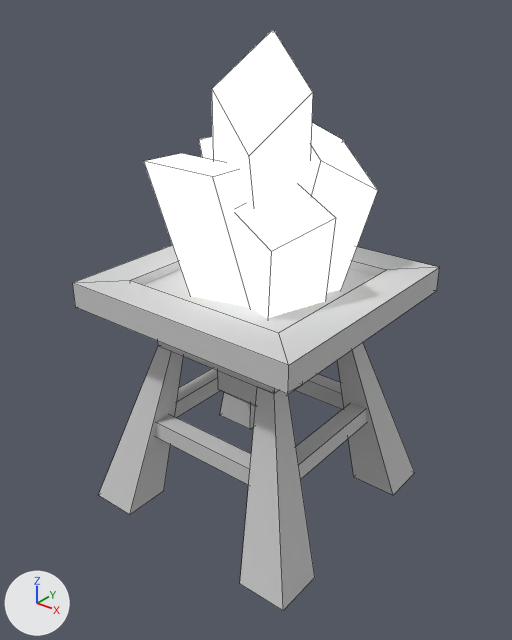
What one commit did to the OBJ model src/main/resources/assets/arcanearchives/models/block/radiantresonator.obj.
Both versions are drawn from a 50 mm lens placed at (6.16, -7.81, 8.0), pointed at (0.06, -0.19, 3.27). Every picture has the same lights, and +X, +Y and +Z are marked at lower left. Mesh edges are drawn as thin lines. Where no turn or scale is listed for an object, it has been applied to the vertices. Vertices at the same position are counted once.

The scene before the commit, as lines of its bpy script (objects in view):
```python
me_radiantresonator = bpy.data.meshes.new('radiantresonator')
me_radiantresonator.from_pydata(...)  # 158 vertices, 115 faces; spans x -1.97..1.97, y -1.97..1.97, z 0.0..7.33
# faces by material slot: [90, 25]
me_radiantresonator.materials.append(mat_07___default)  # light grey #cacaca
me_radiantresonator.materials.append(mat_02___default)  # picture img_matrixcore_crystal_small_png
ob_radiantresonator = bpy.data.objects.new('radiantresonator', me_radiantresonator)
ob_radiantresonator.location = (0.0, 0.0, 0.0)
```
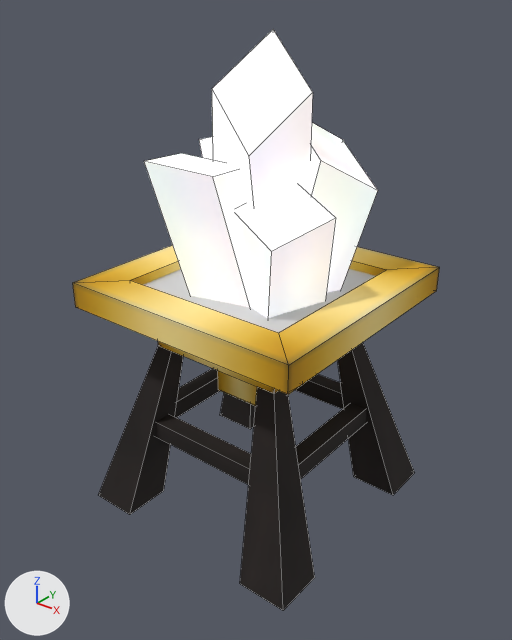
The change, as a diff of the scene's bpy script:
```diff
--- a/src/main/resources/assets/arcanearchives/models/block/radiantresonator.obj.py
+++ b/src/main/resources/assets/arcanearchives/models/block/radiantresonator.obj.py
@@ img_radiantresonator_rawquartz_png @@
+img_radiantresonator_rawquartz_png = load_image('radiantresonator_rawquartz.png', 'textures/radiantresonator_rawquartz.png', 16, 16, 'sRGB')
@@ img_radiantresonator_base_png @@
+img_radiantresonator_base_png = load_image('radiantresonator_base.png', 'textures/radiantresonator_base.png', 32, 16, 'sRGB')
@@ mat_08___default @@
+mat_08___default = principled_material('08___Default')
+mat_08___default.texture = img_radiantresonator_rawquartz_png
+mat_08___default.roughness = 0.9
+mat_08___default.emission_color = (0.588, 0.588, 0.588)  # light grey #cacaca
+mat_08___default.emission_strength = 1.0
@@ mat_09___default @@
+mat_09___default = principled_material('09___Default')
+mat_09___default.texture = img_radiantresonator_base_png
+mat_09___default.roughness = 0.9
@@ me_radiantresonator @@
 # used by ob_radiantresonator; location = (0.0, 0.0, 0.0)
-me_radiantresonator.from_pydata(...)  # 158 vertices, 115 faces; spans x -1.97..1.97, y -1.97..1.97, z 0.0..7.33
+me_radiantresonator.from_pydata(...)  # 162 vertices, 116 faces; spans x -1.97..1.97, y -1.97..1.97, z 0.0..7.33
+# me_radiantresonator part 1: 89 faces spanning x -1.97..1.97, y -1.97..1.97, z 0.0..3.94 switch from mat_07___default (light grey #cacaca) to mat_09___default (picture img_radiantresonator_base_png)
+# me_radiantresonator part 2: 25 faces spanning x -1.46..1.41, y -1.58..1.55, z 2.93..7.33 switch from mat_02___default (picture img_matrixcore_crystal_small_png) to mat_08___default (picture img_radiantresonator_rawquartz_png)
```

Changed parts and their boxes [x1, y1, x2, y2] in the pictures (512 x 640 px):
part 1 of me_radiantresonator, recoloured: [73, 245, 440, 610] in both
part 2 of me_radiantresonator, recoloured: [144, 92, 378, 318] in both
